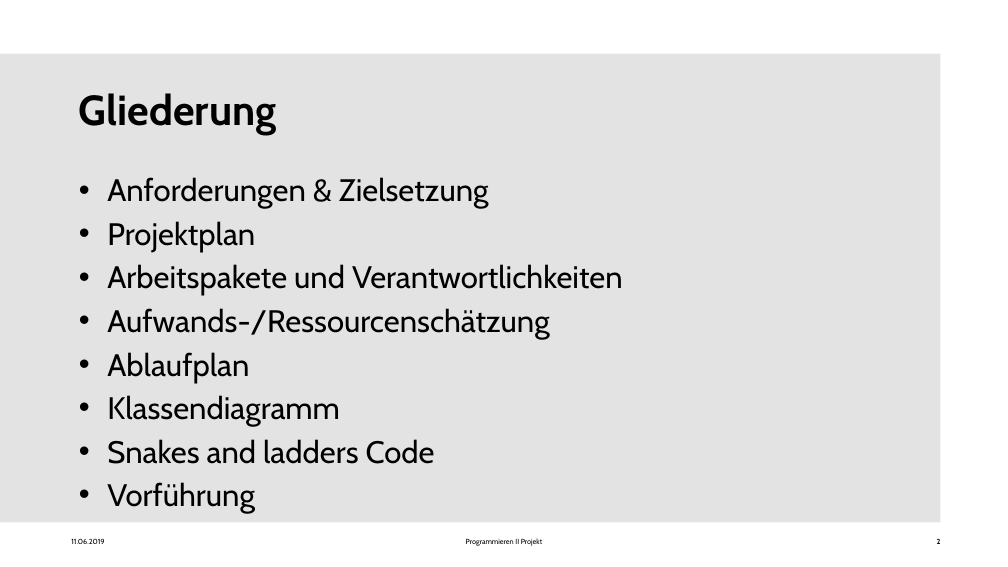
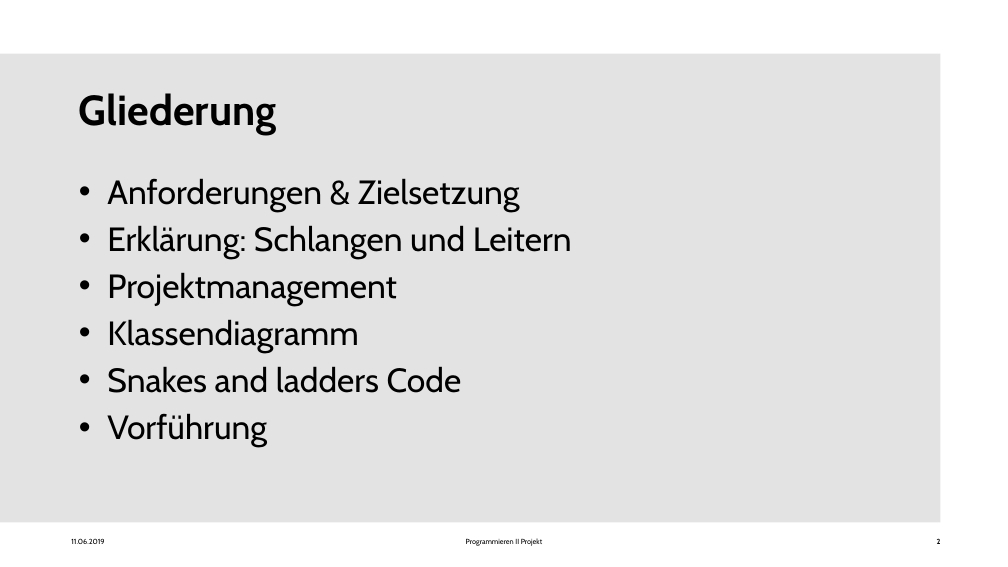
Before and after one commit to Seafyre/snakes-and-ladders, a slide deck: slide 2 of Programmieren II Projekt - Präsi.pptx. Drawn at 1008x567 pixels with LibreOffice and Linux fonts; fonts in the diff are those of the drawing; background and template pictures are left out. Boxes give left, top, right and bottom in pixels: in the first picture for what was removed or moved away, otherwise in the second. Text is boxed around its words. In the diff, an @@ line names an element or a change of style, - is before the commit and + after.

Commit message:
Add files via upload
Spielerläuterung angefügt, Fehler behoben, Design angepasst

```diff
--- a/Programmieren II Projekt - Präsi.pptx
+++ b/Programmieren II Projekt - Präsi.pptx
@@ text at bbox=[107, 178, 520, 447]: size 29.6 to 32 pt in "Anforderungen & Zielsetzung", "Klassendiagramm", "Snakes and ladders Code", "Vorführung" @@
@@ text at bbox=[107, 225, 572, 306]: text changed; size 29.6 to 32 pt @@
-• Projektplan
-• Arbeitspakete und Verantwortlichkeiten
-• Aufwands-/Ressourcenschätzung
-• Ablaufplan
+• Erklärung: Schlangen und Leitern
+• Projektmanagement
```
Also in this commit, not shown: 9 other slides changed, 1 slide added.
